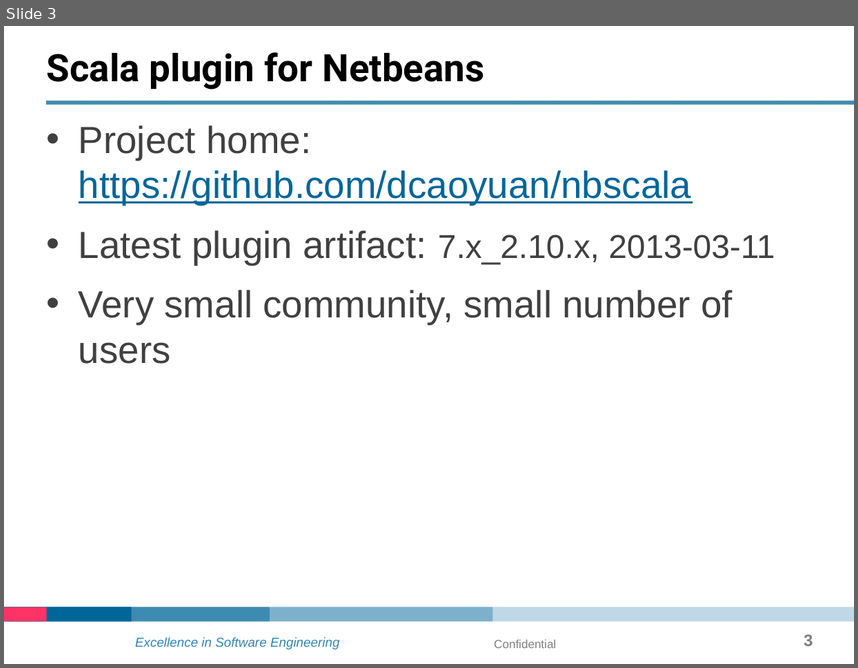
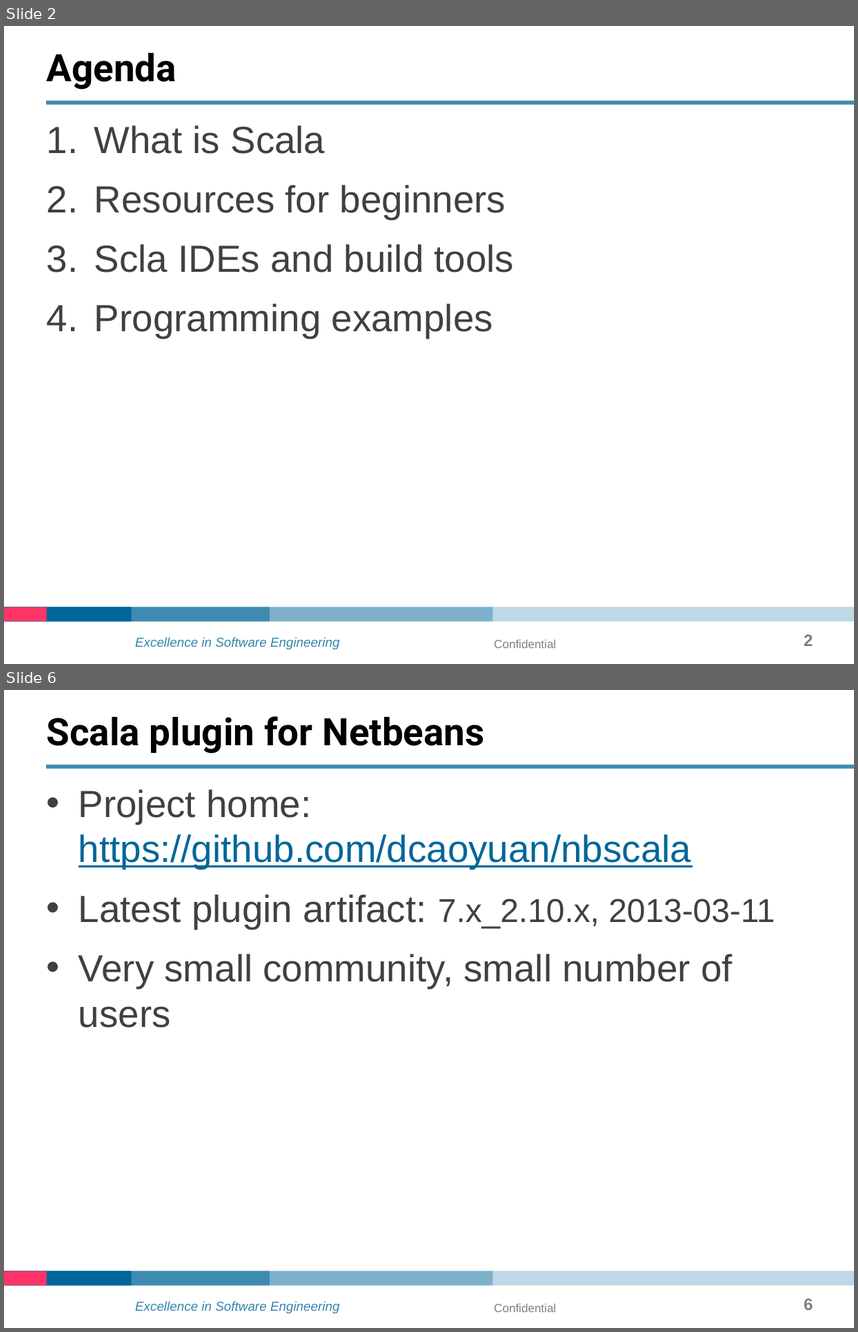
Before and after one commit to denkodoki/scala-tarining-1, a slide deck: ppt/scala-beg-training.pptx. Shown one above the other, each under a label of ours: slide 3 before the commit, slides 2 and 6 after it; the slides between them are not shown. The pictures are 858x668 and 858x1332 pixels, drawn with LibreOffice and Linux fonts; fonts in the diff are those of the drawing; background and template pictures are left out. Boxes give left, top, right and bottom in pixels: in the first picture for what was removed or moved away, otherwise in the second. Text is boxed around its words. In the diff, an @@ line names an element or a change of style, - is before the commit and + after.

```diff
--- a/ppt/scala-beg-training.pptx
+++ b/ppt/scala-beg-training.pptx
@@ slide 2 added at [4,26,854,664], background #FFFFFF; not listed: 6 template elements that a slide beside it also shows @@
@@ title added at [47,52,854,104], fill gradient #006699 to #FFFFFF, 32 pt, text #000000, bold @@
+Agenda
@@ text added at [94,125,515,338], 32 pt, text #404040 @@
+1. What is Scala
+2. Resources for beginners
+3. Scla IDEs and build tools
+4. Programming examples
@@ text added at [494,639,556,648], 10 pt, text #808080 @@
+Confidential
@@ page number added at [804,634,813,646], 14 pt, text #7F7F7F, bold @@
+2
@@ what was slide 3 is now slide 6 @@
@@ page number at [804,1298,813,1310]: text changed @@
-3
+6
```
Also in this commit, not shown: 3 slides changed, 2 other slides added, 20 other files.
